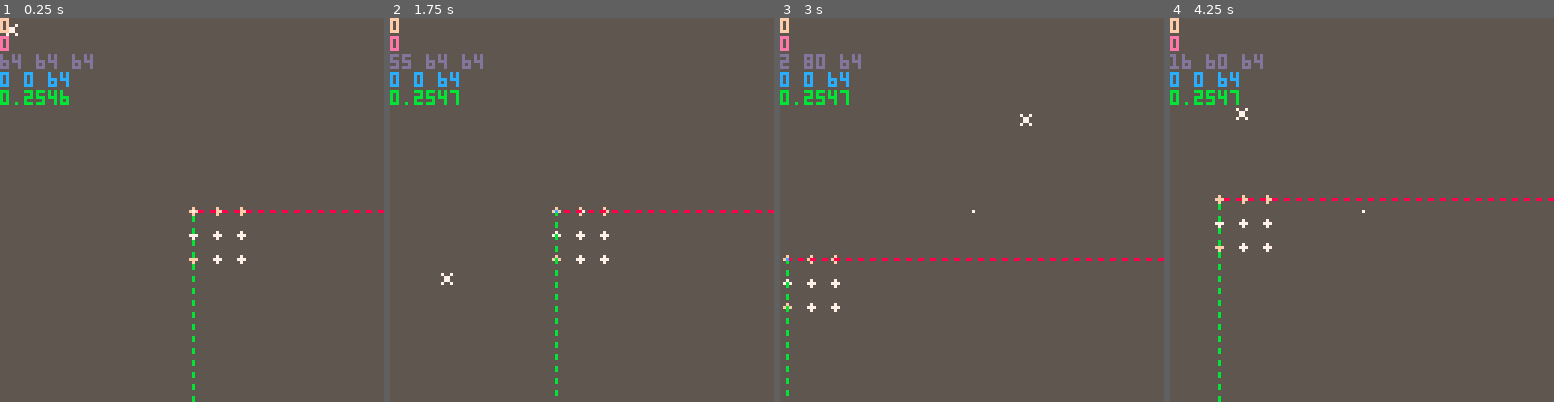
Above: before the commit, frames 1-4 (left to right).
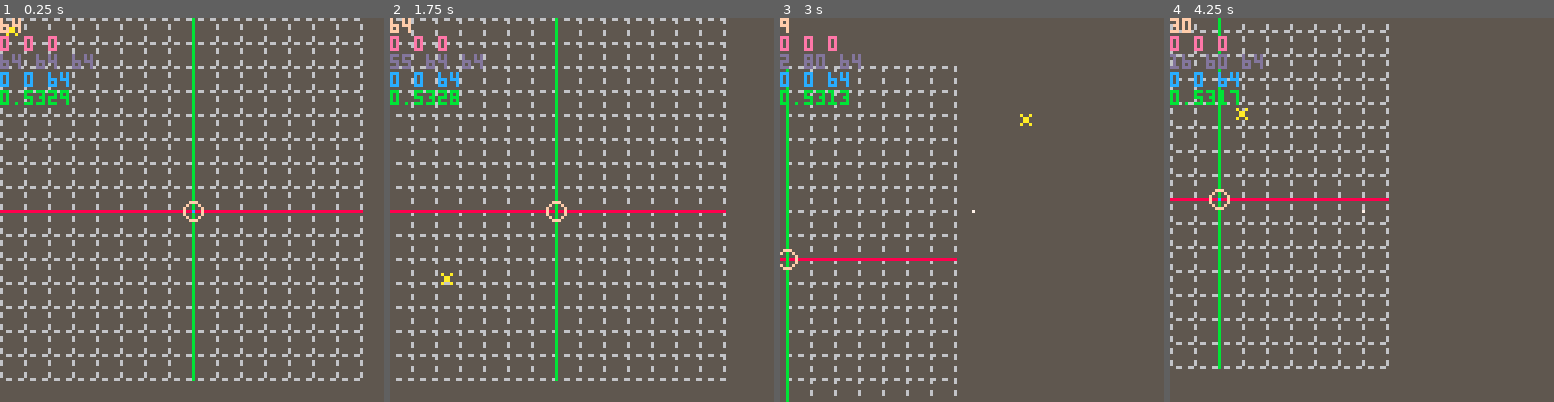
Above: after the commit, the same moments.

Repository: bitchunk/pico8misk
Game: PICO-8 cartridge poly4b.p8
Two runs of this game, one before a commit and one after it. Both use one fixed random seed, a clock stepped at 60 frames per second and the inputs below.
Inputs (mouse positions are in pixels of both pictures, inside the frame that each line leads up to):
- Up to frame 1 (0.25 s): no input
- Up to frame 2 (1.75 s): tap X (X key) at 0.33, 1.07 s; click (670, 121) at 0.67 s; tap O (Z key) at 0.7, 1.7 s; click (436, 267) at 1.22 s; hold Right from 1.6 s (still down)
- Up to frame 3 (3 s): click (887, 114) at 1.77 s; tap X (X key) at 1.85, 2.97 s; release Right at 2.1 s; tap O (Z key) at 2.1, 2.5, 2.9 s; hold Up 2.15-2.42 s; click (952, 259) at 2.32 s; hold Right from 2.47 s (still down); click (1014, 106) at 2.87 s
- Up to frame 4 (4.25 s): release Right at 3.03 s; hold Left 3.08-3.58 s; tap O (Z key) at 3.3, 3.7, 4.1 s; click (1465, 256) at 3.42 s; hold Down 3.63-3.97 s; click (1231, 102) at 3.97 s; hold Right from 4.02 s (still down); tap X (X key) at 4.08 s

The runs differ from the first frame. In frame 1, 12% of the frame differs, in the area x 0-100%, y 0-100%; in frame 2, 10%; in frame 3, 5.3%; in frame 4, 7.5%.

Commit message:
セーブを追加 グリッドXY 頂点選択・編集追加

Diff:
--- a/poly4b.p8
+++ b/poly4b.p8
@@ -447,6 +447,15 @@
 
 -->8
 function _init()
+menuitem(1,'save',function()
+scenesbat([[
+d st save_d 0
+k st save_k 0
+]],{})
+end)
+menuitem(2,'load',function(v,i)
+end)
+
 btnc,btns,btrg,butrg=tablefill(0,8),{},{},{}
 upsc,upscs=mkscenes(split'm k')
 drsc,drscs=mkscenes(split'e d')
@@ -458,24 +467,35 @@
 arad=atan2(1/3,1)
 
 vdist=4
+sizc=htbl[[15=3; 6=1; 1=0; 0=-1; 10=1;]]
 kmap=htbl[[{-1 0} {1 0} {0 -1} {0 1}]]
 wasd=htbl[[a d w s]]
 view=mkrect[[64 64 128 128]]
 --cam=mkrect[[64 64 128 128]]
 rview=mkrect[[0 0 128 128]]
 opos=mkrect[[0 0 0 0]]
+oposb=mkrect[[0 0 0 0]]
 orot=mkrect[[0 0 0 0]]
 view.z=64
 
 genab=htbl[[x=true;y=true;z=true;]]
-gedef=htbl[[x=true;y=true;z=true;]]
-
+gedef=htbl[[x=false;y=false;z=false;]]
+
+spid=0
+vtxs={}
+vcol=10
 --cam.z=64
 opos.z=0
 orot.z=0
 rview.z=64
 --cat(view,htbl[[r{x=0;y=0;z=0;}]])
 ldps=3
+vtxsel=1
+
+getmouse()
+dragstart(opos,1)
+dragstart(view,1)
+dragstart(rview,1)
 
 pspal=tablefill(0,4,16)
 ecxy('0 0 4 16',function(x,y)
@@ -487,6 +507,21 @@
 d st def_d 0
 k st def_k 0
 ]]
+
+cubr=tablefill(6,3,3,3)
+
+tmap(htbl[[
+{{0 0 0}{0 0 0}{0 0 0}}
+{{0 0 0}{0 15 0}{0 0 0}}
+{{0 0 0}{0 0 0}{0 0 0}}
+]],function(v,z)
+tmap(v,function(v,y)
+tmap(v,function(v,x)
+cubr[z-1][y-1][x-1]=v
+end)
+end)
+end)
+
 --0:1
 --1:
 caller={
@@ -494,24 +529,85 @@
 cls(5)
 local p=0
 
-v=tablefill(15,3,3,3)
-
-drawo(v,opos.x,opos.y,opos.z)
+
+--cat(v,htbl'0{{0 6 0}{0 7 0}{0 6 0}}')
 
 rectfill(64,64,64,64,7)
-spr(keystate[' '] and 1 or 0,mo.x,mo.y)
-
+--local msk=0xcc33.8
+local msk=0x7ffe.8
 local qx,qy,qz=vradq(rview,1/128)
-local q,x,y,z=rots(128,0,0,qx,qy,qz)
-fillp(not keystate['x'] and 0xcc33.8)
-line(view.x,view.y,x+view.x,y+view.y,8)
-local q,x,y,z=rots(0,128,0,qx,qy,qz)
-fillp(not keystate['c'] and 0xcc33.8)
-line(view.x,view.y,x+view.x,y+view.y,11)
-local q,x,y,z=rots(0,0,128,qx,qy,qz)
-fillp(not keystate['z'] and 0xcc33.8)
-line(view.x,view.y,x+view.x,y+view.y,12)
+
+fillp(0xcc33.8)
+if genab.x then
+for i=-8,7 do
+local y=i*64/view.z*8
+local q,x1,y1,z=rots(56*64/view.z,y,0,qx,qy,qz)
+local q,x2,y2,z=rots(-64*64/view.z,y,0,qx,qy,qz)
+line(x1+view.x,y1+view.y,x2+view.x,y2+view.y,6)
+end
+end
+if genab.y then
+for i=-8,7 do
+local x=i*64/view.z*8
+local q,x1,y1,z=rots(x,56*64/view.z,0,qx,qy,qz)
+local q,x2,y2,z=rots(x,-64*64/view.z,0,qx,qy,qz)
+line(x1+view.x,y1+view.y,x2+view.x,y2+view.y,6)
+end
+end
+if genab.z then
+for i=-8,7 do
+local z=view.z/8*i
+local q,x1,y1,z=rots(0,0,144-view.z,qx,qy,qz)
+local q,x2,y2,z=rots(0,0,view.z-128,qx,qy,qz)
+--line(x1+view.x,y1+view.y,x2+view.x,y2+view.y,12)
+end
+end
+
+local q,x1,y1,z=rots(56*64/view.z,opos.y*8,opos.z*8,qx,qy,qz)
+local q,x2,y2,z=rots(-64*64/view.z,opos.y*8,opos.z*8,qx,qy,qz)
+fillp(not genab.x and msk)
+line(x1+view.x,y1+view.y,x2+view.x,y2+view.y,8)
+local q,x1,y1,z=rots(opos.x*8,56*64/view.z,opos.z*8,qx,qy,qz)
+local q,x2,y2,z=rots(opos.x*8,-64*64/view.z,opos.z*8,qx,qy,qz)
+fillp(not genab.y and msk)
+line(x1+view.x,y1+view.y,x2+view.x,y2+view.y,11)
+local q,x1,y1,z=rots(opos.x*8,opos.y*8,56*64/view.z,qx,qy,qz)
+local q,x2,y2,z=rots(opos.x*8,opos.y*8,-64*64/view.z,qx,qy,qz)
+fillp(not genab.z and msk)
+line(x1+view.x,y1+view.y,x2+view.x,y2+view.y,12)
 fillp()
+
+
+local vt={}
+local tr={}
+tmap(vtxs,function(v)
+return add(vt,cat({},v))
+end)
+tmap(rolzsort(vt,vradq(rview,1/128)),function(v,i)
+pfnc=vtxsel~=i and circ or circfill
+--dbg(join(v,' '))
+v[1]=v[1]*rview.z/view.z*8+view.x
+v[2]=v[2]*rview.z/view.z*8+view.y
+drawp(v[1],v[2],v[3],v[4],2)
+add(tr,v)
+if #tr>2 then
+--vdmp(tr[1])
+--trifill(tr[1],tr[2],{10 ,10},14)
+raster_triangle(tr[1],tr[2],tr[3])
+p01_triangle_163(tr[1][1],tr[1][2],tr[2][1],tr[2][2],tr[3][1],tr[3][2],tr[3][4])
+--dbg(join({tr[1][1],tr[2][1],tr[3][1]}, "--"))
+del(tr,tr[1])
+end
+end)
+
+v=cubr
+pfnc=circ
+drawo(v,opos.x-1,opos.y-1,opos.z-1)
+
+pal(7,vcol)
+spr(spid,mo.x,mo.y)
+pal()
+
 end
 ,def_k=function(o)
 local b
@@ -523,49 +619,190 @@
 end)
 
 cat(genab,gedef)
+local x,y
+=cos(rview.x%64/64)>0
+,cos(rview.y%64/64)>0
+--=inrng(sgn(rview.x)*rview.x%64,-16,16)
+--,inrng(sgn(rview.y)*rview.y%64,-16,16)
+genab.x=x and 1 or not y and -1
+genab.y=y or not x and y
+genab.z=not(genab.y and genab.x)
 if keystate['x'] or keystate['c'] or keystate['z'] then
 genab.x=keystate['x']
 genab.y=keystate['c']
 genab.z=keystate['z']
 end
-
-if mo.l then
+spid=0
+
+dbg(view.stx)
+if mo.lt then
 dragstart(opos)
 dragstart(view)
-if keystate[' '] then
-local x,y=dragdist(view,{x=0,y=0,z=0,})
+lhold=true
+elseif mo.lut then
+lhold=false
+end
+
+if keystate[' '] and mo.l then
+spid=1
+--if mo.l then
+local x,y=dragrot(view,{x=0,y=0,z=0})
 view.ud(x,y)
+--end
 else
+if mo.l and lhold then
 scale=8
-local x,y,z=dragdist(opos,rview)
-opos.ud(genab.x and flr(x),genab.y and flr(y))
-opos.z=genab.z and flr(z) or opos.z
+--local p={dragdist(opos,rview)}
+--local qx,qy,qz=vradq({x=rview.x,y=rview.y,z=rview.z},1/128)
+--local p={(mo.x-64)/scale*rvrsa('x'),(mo.y-64)/scale*rvrsa('y'),64}
+
+local p={dragdist(opos,rview)}
+tmap((genab.x and cos((rview.x%64)/64)>0 or genab.y and cos((rview.y%64)/64)<0) and split'x y z' or split'z y x',function(v)
+local s=sgn(cos(rview[v]/128))
+s=1
+opos[v]=mid(-8,7,flr(genab[v] and del(p,p[1])*s+0.5 or opos[v]))
+p=cat({},p)
+end)
+opos.ud()
 scale=1
-end
-end
-
-if mo.r then
+cat(oposb,opos)
+end
+end
+
+if keystate['0'] then
+if mo.rt then
+rview.z=64
+rview.ud(0,0)
+elseif mo.l then
+opos.z=0
+opos.ud(0,0)
+elseif keystate[' '] then
+view.ud(64,64)
+view.z=64
+else
+end
+end
+if mo.rt then
+cat(opos,oposb)
+lhold=false
+end
+
+if mo.m then
+spid=2
+
 dragstart(rview)
 dragstart(orot)
-if keystate[' '] then
-local x,y=dragdist(rview,{x=0,y=0,z=0})
-rview.ud(inrng(-x,256,-256) and x or toc(x,abs(x))*256
-,inrng(-y,256,-256) and y or toc(y,abs(y))*256)
-else
-scale=8
+--if keystate[' '] then
+--scale=8
 --local x,y,z=dragdist(orot,rview)
 --orot.ud(x,y)
 --orot.z=z
 
-scale=1
-end
+--scale=1
+--else
+
+
+local x,y=dragrot(rview,{x=0,y=0,z=0})
+rview.ud(inrng(-x,256,-256) and x or toc(x,abs(x))*256
+,inrng(-y,256,-256) and y or toc(y,abs(y))*256)
+--end
 end
 
 if keystate[' '] then
-rview.z-=mo.w*2
+mo.ldb=false
+mo.rdb=false
+view.z-=mo.w*2
 else
-view.z-=mo.w*2
-end
+vcol=(vcol+16+mo.w)%16
+--rview.z-=mo.w*2
+end
+if keytrg[','] then
+vtxsel=max(vtxsel-1,1)
+end
+if keytrg['.'] then
+vtxsel=min(vtxsel+1,#vtxs+1)
+end
+if mo.ldb then
+local v={flr(opos.x),flr(opos.y),flr(opos.z),vcol}
+if vtxsel<#vtxs+1 then
+vtxs[vtxsel]=v
+else
+add(vtxs,v)
+vtxsel=#vtxs+1
+end
+end
+if mo.rdb then
+del(vtxs,vtxs[vtxsel<#vtxs+1 and vtxsel or #vtxs])
+vtxs=cat({},vtxs)
+vtxsel=#vtxs+1
+end
+
+
+end
+,save_d=function(o)
+cls()
+spr(0,0,0,16,16)
+outline('exit:q','32 0 7 0')
+o.prm.cr.rs(7)
+fillp(0xcc33)
+o.prm.r.rs(0x16)
+fillp()
+
+end
+,save_k=function(o)
+if o.fst then
+o.prm.cr=mkrect('0 4 8 8')
+o.prm.r=mkrect('0 4 1 1')
+keystate["\r"]=false
+end
+local r=o.prm.cr
+
+if mo.l or mo.r then
+local reqn=toc(#vtxs,16)+1
+local w,h
+=toc(mo.x)*8-r.x
+,toc(mo.y)*8-r.y
+o.prm.r.ud(r.x,r.y
+,mid(8,w,toc(reqn,toc(h+8))*8)
+,mid(8,h,toc(reqn,toc(w+8))*8))
+else
+r=o.prm.cr.ud(toc(mo.x)*8,toc(mo.y)*8)
+end
+
+if keytrg["\r"] then
+local st=0x40*32
+local ids={}
+local r=o.prm.r
+ecxy({toc(r.x),toc(r.y),toc(r.w),toc(r.h)},function(x,y)
+add(ids,x+y*16)
+end)
+
+local sec,seci=0,1
+tmap(vtxs,function(v,i)
+if ids[1] then
+poke2
+(ids[1]%16*8+toc(ids[1],16)*8*0x40
++(i-1)%2*2+toc((i-1)%16,2)*0x40
+,bor((v[1]+8)+(v[2]+8)*16+(v[3]+8)*256,shl(v[4],12))
+)
+sec+=1
+if sec==16 then
+ids=slice(ids,2)
+sec=0
+end
+end
+end)
+cstore(0,0,0x2000)
+
+end
+if keystate.q then
+scenesbat[[
+d st def_d 0
+k st def_k 0
+]]
+end
+
+
 end
 }
 
@@ -582,8 +819,9 @@
 tl,tr,tu,td,tz,tx,te=spread(btrg,0)
 mo=getmouse()
 updatekey()
-presskey=getkey()
-panholdck()
+--presskey=getkey()
+--panholdck()
+--dbg(panhold[' '])
 
 tmap(upscs,function(v)
 upsc[v].tra()
@@ -595,6 +833,7 @@
 end)
 
 isdebug=true
+dbg(join({opos.x,opos.y,opos.z},' '))
 dbg(join({view.x,view.y,view.z},' '))
 dbg(join({rview.x,rview.y,rview.z},' '))
 dbg(stat(1))
@@ -604,9 +843,9 @@
 -->8
 --control
 mousestate,mousebtns,moky=spread(htbl([[
-{l=0;r=0;m=0;stx=0;sty=0;x=0;y=0;}
+{l=0;r=0;m=0;stx=0;sty=0;x=0;y=0;lh=0;rh=0;}
 {m r l}
-{x y l r m w sx sy}
+{x y l r m w sx sy lh rh}
 ]]))
 
 poke(0x5f2d,1)
@@ -622,10 +861,12 @@
 ,stat(36)
 ,mst.stx
 ,mst.sty
+,mst.hl
+,mst.hr
 })
 
 function ambtn()
-return mo.lt or mo.rt
+return mo.lt or mo.rt or mo.mt
 end
 
 tmap(mousebtns,function(k)
@@ -648,72 +889,79 @@
 mo.mv=(mo.x~=mst.x) or (mo.y~=mst.y)
 mst.x,mst.y=mo.x,mo.y
 
+mo.ldb=mo.lt and mst.lh>0
+mo.rdb=mo.rt and mst.rh>0
+
+if not mo.l then
+mst.lh=max(0,mst.lh-1)
+else
+mst.lh=8
+end
+if not mo.r then
+mst.rh=max(0,mst.rh-1)
+else
+mst.rh=8
+end
+
 return mo
 end
 
-function dragstart(vw)
-if ambtn() then
+function dragstart(vw,f)
+if ambtn() or f then
+--vw.stx,vw.sty,vw.stz=vw.x*rvrsa('x'),vw.y*rvrsa('y'),vw.z*rvrsa('z')
 vw.stx,vw.sty,vw.stz=vw.x,vw.y,vw.z
 end
 end
 
-function dragdist(vw,rv)
-
+function dragrot(vw,rv)
 local qx,qy,qz=vradq({x=rv.x,y=rv.y,z=rv.z},1/128)
-
---local x,y=mo.x-mo.sx,mo.y-mo.sy
---vdmp({x,y,z,vradq({x=x,y=y,z=0},1)})
-local x,y=mo.x-mo.sx,mo.y-mo.sy
-local q,x,y,z=rots(x,y,0,qx,qy,qz)
+--local x,y,z=mo.x-mo.sx*sgn(rv.x),mo.y-mo.sy*sgn(rv.y),64
+local x,y,z=mo.x-mo.sx,mo.y-mo.sy,64
 return
  x/scale+vw.stx
 ,y/scale+vw.sty
-,-z/scale+vw.stz
---,(mo.z-mo.sz)/scale+vw.stz
--- (mo.x-mo.sx)/scale+(x or vw.x)+vw.stx
---,(mo.y-mo.sy)/scale+vw.sty+(y or vw.y)
---,(mo.z-mo.sz)/scale+vw.stz+(z or vw.z)
---,(mo.z-mo.sz)/scale+vw.stz+(z or vw.z)
---return (mo.x-mo.sx)/scale+(x or vw.x)+vw.stx,(mo.y-mo.sy)/scale+vw.sty+(y or vw.y)
---return (mo.x-mo.sx)/scale+(x or vw.x)-vw.stx,(mo.y-mo.sy)/scale+(y or vw.y)-vw.sty
-end
-
-btnstat={}
+,z/scale+vw.stz
+end
+
+function dragdist(vw,rv)
+
+local qx,qy,qz=vradq({x=rv.x,y=rv.y,z=rv.z},1/128)
+local x,y,z=mo.x-mo.sx,mo.y-mo.sy,64
+return
+ x/scale*rvrsa('x')+(genab.x and vw.stx or vw.stz)
+,y/scale*rvrsa('y')+(genab.y and vw.sty or vw.stz)
+-- (x/scale+(genab.x and vw.stx or -vw.stz))*rvrsa('x')
+--,(y/scale+(genab.y and vw.sty or -vw.stz))*rvrsa('y')
+--,z/scale+vw.stz
+end
+function rvrsa(a)
+return sgn((a=='y' and cos or sin)((rview[a]-16)/128))
+end
+
+--btnstat={}
 function statkeys()
 local k={}
 local i=0
 while stat(30) do
-k[stat(31)]=true
+k[stat(31)..'']=true
 i+=1
 end
---if i>1 then
---cls()
---tmap(k,function(v,i)
---?i
---end)
---stop()
---end
-dbg(i)
 return k
---tmap(wasd,function(v,i)
---btnstat[i-1]=false
---end)
---stop()
---while stat(30) do
---local d=stat(31)
---tmap(wasd,function(v,i)
---btnstat[i-1]=v==d
---end)
---end
-end
+end
+
 
 function updatekey()
---presskey=stat(31)
-btnstat=statkeys()
-dbg(#btnstat)
-tmap(cat(presskey,btnstat),function(v,i)
---dbg(i)
-panholdck(i)
+--btnstat=statkeys()
+local s=tmap(statkeys(),function(v,i)
+presskey[i]=v
+end)
+--tmap(cat(presskey,btnstat),function(v,i)
+tmap(presskey,function(v,i)
+--local s=statkeys()
+--tmap(s,function(v,i)
+--presskey[i]=v
+keytrg[i]=s[i]
+panholdck(s,i)
 end)
 end
 function getkey()
@@ -725,12 +973,16 @@
 panhold=0
 panhold={}
 keystate={}
-
-function panholdck(k)
+keytrg={}
+
+
+function panholdck(s,k)
 k=k or ''
 panhold[k]=panhold[k] or 0
 panhold[k]+=min(1,panhold[k])
-if btnstat[k] then
+
+if s[k] then
+--if s[k] then
  keystate[k]=true
  panhold[k]=panhold[k]>1 and 28 or 1
 elseif panhold[k]>31 then
@@ -739,17 +991,7 @@
 end
 --dbg(panhold[k])
 end
---function panholdck(k)
---k=k or ''
---panhold+=min(1,panhold)
---if presskey==k then
--- keystate=presskey
--- panhold=panhold>1 and 28 or 1
---elseif panhold>31 then
--- keystate=''
--- panhold=0
---end
---end
+
 -->8
 --quaternion
 function radq(r,v)
@@ -775,40 +1017,49 @@
 tmap(o,function(o,oz)
 tmap(o,function(o,oy)
 tmap(o,function(o,ox)
-add(v,{0,ox+x,oy+y,oz+z,o})
-end)
-end)
-end)
-
-local qx,qy,qz=vradq(rview,1/128)
-
-local v,s=rolzsort({qx,qy,qz},v)
+--add(v,{0,ox+x,oy+y,oz+z,o})
+add(v,{ox+x,oy+y,oz+z,o})
+end)
+end)
+end)
+
+--local qx,qy,qz=vradq(rview,1/128)
+
+local v,s=rolzsort(v,vradq(rview,1/128))
 tmap(v,function(p,i)
-p[5]=pspal[p[5]][min(ceil((3.2-#v/i)),3)]
-drawp(spread(p))
-end)
-end
-
-function drawp(q,x,y,z,p)
+--p[5]=pspal[p[5]][min(ceil((3.2-#v/i)),3)]
+local s=sizc[p[4]..''] or 0
+
+drawp(p[1]*rview.z/view.z*8+view.x,p[2]*rview.z/view.z*8+view.y,p[3],p[4],s)
+--drawp(spread(p))
+end)
+end
+
+pfnc=circfill
+function drawp(x,y,z,p,s)
 
 --x=x*view.z/rview.z
 --y=y*view.z/rview.z
 
-x=x*rview.z/view.z
-y=y*rview.z/view.z
+
+--vdmp(sizc['15'])
 --circfill(x*8+view.x,y*8+view.y,4,p)
-circfill(x*8+view.x,y*8+view.y,1,p)
-end
-
-function rolzsort(q,v)
+--dbg(sizc['15'])
+
+pfnc(x,y,s,p)
+end
+
+function rolzsort(v,qx,qy,qz)
 local s={}
 tmap(v,function(v)
-local a,x,y,z,p=spread(v)
+local x,y,z,p=spread(v)
+--local a,x,y,z,p=spread(v)
 --local q,vx,vy,vz=spread(rolq(rolq(rolq({0,x,y,z},q[1]),q[2]),q[3]))
-local q,vx,vy,vz=spread(rolq(rolq({0,x,y,z},q[1]),q[2]))
+local q,vx,vy,vz=spread(rolq(rolq({0,x,y,z},qx),qy))
 add(s,vz)
 --vdmp(q)
-return {q,vx,vy,vz,p}
+return {vx,vy,vz,p,q}
+--return {q,vx,vy,vz,p}
 end)
 quicksort(v,1,#v)
 
@@ -859,52 +1110,254 @@
 quicksort(a,k,j)
 end
 end
-…(49 lines of a section not shown)…
+-->8
+--trifill
+--@p01
+function p01_triangle_163(x0,y0,x1,y1,x2,y2,col)
+ color(col)
+ if(y1<y0)x0,x1,y0,y1=x1,x0,y1,y0
+ if(y2<y0)x0,x2,y0,y2=x2,x0,y2,y0
+ if(y2<y1)x1,x2,y1,y2=x2,x1,y2,y1
+ col=x0+(x2-x0)/(y2-y0)*(y1-y0)
+ p01_trapeze_h(x0,x0,x1,col,y0,y1)
+ p01_trapeze_h(x1,col,x2,x2,y1,y2)
+end
+function p01_trapeze_h(l,r,lt,rt,y0,y1)
+ lt,rt=(lt-l)/(y1-y0),(rt-r)/(y1-y0)
+ if(y0<0)l,r,y0=l-y0*lt,r-y0*rt,0
+ y1=min(y1,128)
+ for y0=y0,y1 do
+  rectfill(l,y0,r,y0)
+  l+=lt
+  r+=rt
+ end
+end
+function p01_trapeze_w(t,b,tt,bt,x0,x1)
+ tt,bt=(tt-t)/(x1-x0),(bt-b)/(x1-x0)
+ if(x0<0)t,b,x0=t-x0*tt,b-x0*bt,0
+ x1=min(x1,128)
+ for x0=x0,x1 do
+  rectfill(x0,t,x0,b)
+  t+=tt
+  b+=bt
+ end
+end
+function raster_triangle(p0,p1,p2)
+  --determine orientation of pts
+  local p_left,p_mid,p_right
+
+  if p0[1]<p1[1] and p0[1]<p2[1] then
+   p_left=p0
+   if p1[1]<p2[1] then
+    p_mid,p_right=p1,p2
+   else
+    p_mid,p_right=p2,p1
+   end
+  elseif p1[1]<p0[1] and p1[1]<p2[1] then
+   p_left=p1
+   if p0[1]<p2[1] then
+    p_mid,p_right=p0,p2
+   else
+    p_mid,p_right=p2,p0
+   end
+  elseif p2[1]<p0[1] and p2[1]<p1[1] then
+   p_left=p2
+   if p0[1]<p1[1] then
+    p_mid,p_right=p0,p1
+   else
+    p_mid,p_right=p1,p0
+   end
+  else -- one pt.x==another pt.x
+   if p0[1]<p1[1] or p0[1]<p2[1] then
+    p_left=p0
+    if p1[1]<p2[1] then
+     p_mid,p_right=p1,p2
+    else
+     p_mid,p_right=p2,p1
+    end
+   elseif p1[1]<p0[1] or p1[1]<p2[1] then
+    p_left=p1
+    if p0[1]<p2[1] then
+     p_mid,p_right=p0,p2
+    else
+     p_mid,p_right=p2,p0
+    end
+   else
+    p_left=p2
+    if p0[1]<p2[1] then
+     p_mid,p_right=p0,p2
+    else
+     p_mid,p_right=p2,p0
+    end
+   end
+  end
+
+  --p_left[1]+=0.5
+  --p_left[2]+=0.5
+  --p_mid[1]+=0.5
+  --p_mid[2]+=0.5
+  --p_right[1]+=0.5
+  --p_right[2]+=0.5
+
+  --calculate right triangles
+  local base_dist=p_right[1]-p_left[1]
+  local seg1_dist=p_mid[1]-p_left[1]
+  local seg2_dist=base_dist-seg1_dist
+
+  local base_yinc,seg1_yinc,seg2_yinc
+
+  if base_dist==0 then
+   base_yinc=0
+  else
+   base_yinc=(p_right[2]-p_left[2])/base_dist
+  end
+  if seg1_dist<=0 then
+   seg1_yinc=0
+  else
+   seg1_yinc=(p_mid[2]-p_left[2])/seg1_dist
+  end
+  if seg2_dist<=0 then
+   seg2_yinc=0
+  else
+   seg2_yinc=(p_right[2]-p_mid[2])/seg2_dist
+  end
+
+  --start rasterizing
+  local x=p_left[1]
+  local y0=p_left[2]
+  local y1=y0
+  local off
+
+  --make sure we don't waste time
+  --rastering outside the canvas
+  if x<0 then
+   seg1_dist=seg1_dist+x
+   if seg1_dist>0 then
+    off=-x
+   else
+    off=seg1_dist-x
+   end
+   y0+=(off*seg1_yinc)
+   y1+=(off*base_yinc)
+   x+=off
+  end
+
+  if x+seg1_dist>=128 then
+   seg1_dist=128-x
+   seg2_dist=0
+  end
+
+  --raster first triangle
+  for i=1,seg1_dist do
+   rectfill(x,y0,x,y1)
+   y0+=seg1_yinc
+   y1+=base_yinc
+   x+=1
+  end
+
+  y0=p_mid[2]
+
+  if x<0 then
+   seg2_dist=seg2_dist+x
+   if seg2_dist>0 then
+    off=-x
+   else
+    off=seg2_dist-x
+   end
+   y0+=off*seg2_yinc
+   y1+=off*base_yinc
+   x+=off
+  end
+
+  if x+seg2_dist>=128 then
+   seg2_dist=128-x
+  end
+
+  --raster second triangle
+  for i=1,seg2_dist do
+   rectfill(x,y0,x,y1)
+   y0=y0+seg2_yinc
+   y1=y1+base_yinc
+   x=x+1
+  end
+
+  --ensure thin triangles
+  --don't disappear
+  --line(p_left[1],p_left[2],p_mid[1],p_mid[2])
+  --line(p_mid[1],p_mid[2],p_right[1],p_right[2])
+ end
+…(75 lines of a section not shown)…
Not shown, changed: 30 lines of the sprite sheet (__gfx__) section of poly4b.p8
